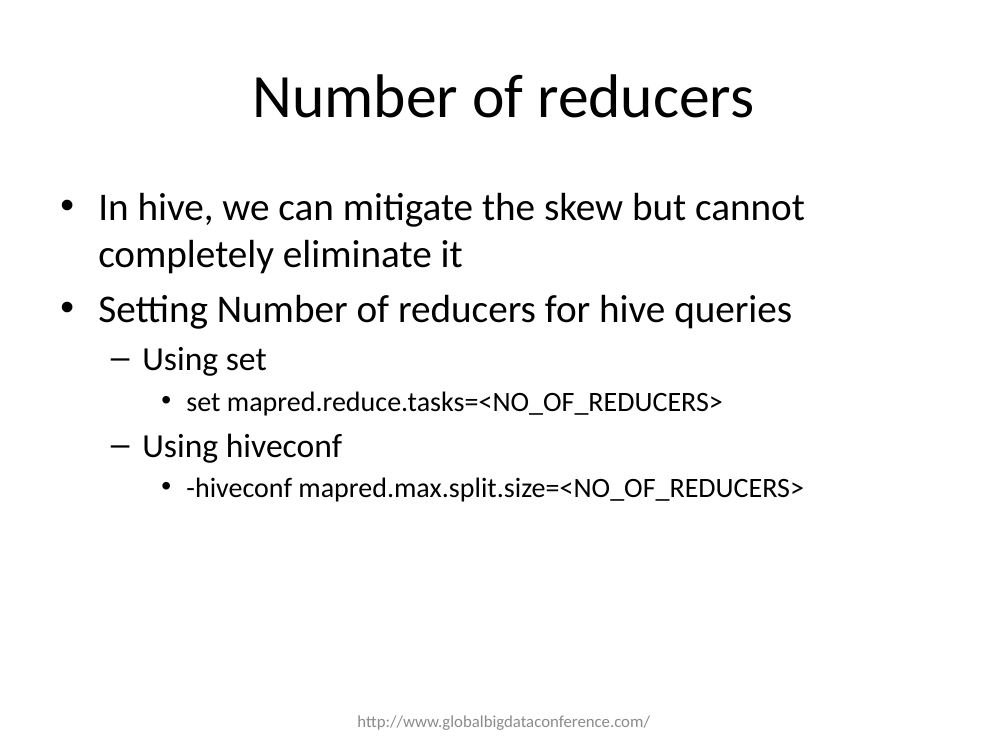
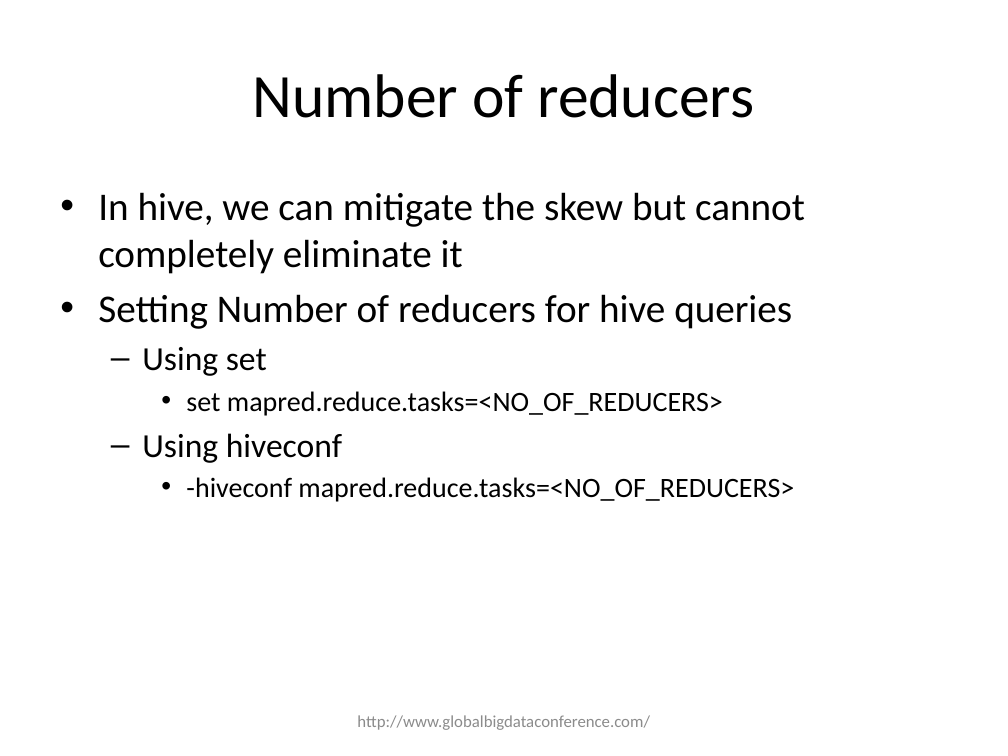
Before and after one commit to dgadiraju/code, a slide deck: slide 25 of hadoop/performance_tuning/HadoopPerformanceTuning.pptx. Drawn at 1008x756 pixels with LibreOffice and Linux fonts; fonts in the diff are those of the drawing. Boxes give left, top, right and bottom in pixels: in the first picture for what was removed or moved away, otherwise in the second. Text is boxed around its words. In the diff, an @@ line names an element or a change of style, - is before the commit and + after.

Commit message:
Performance tuning ppt updated

```diff
--- a/hadoop/performance_tuning/HadoopPerformanceTuning.pptx
+++ b/hadoop/performance_tuning/HadoopPerformanceTuning.pptx
@@ text at (x1=186, y1=477, x2=794, y2=502): text changed @@
-    • -hiveconf mapred.max.split.size=<NO_OF_REDUCERS>
+    • -hiveconf mapred.reduce.tasks=<NO_OF_REDUCERS>
```
